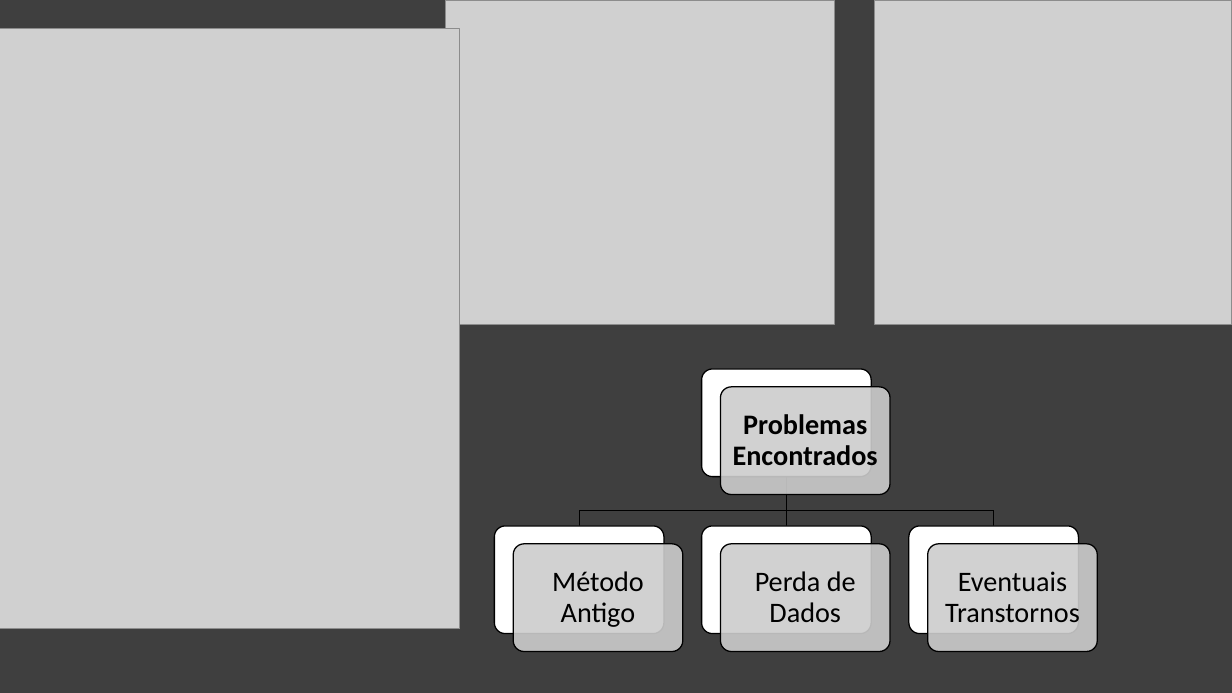
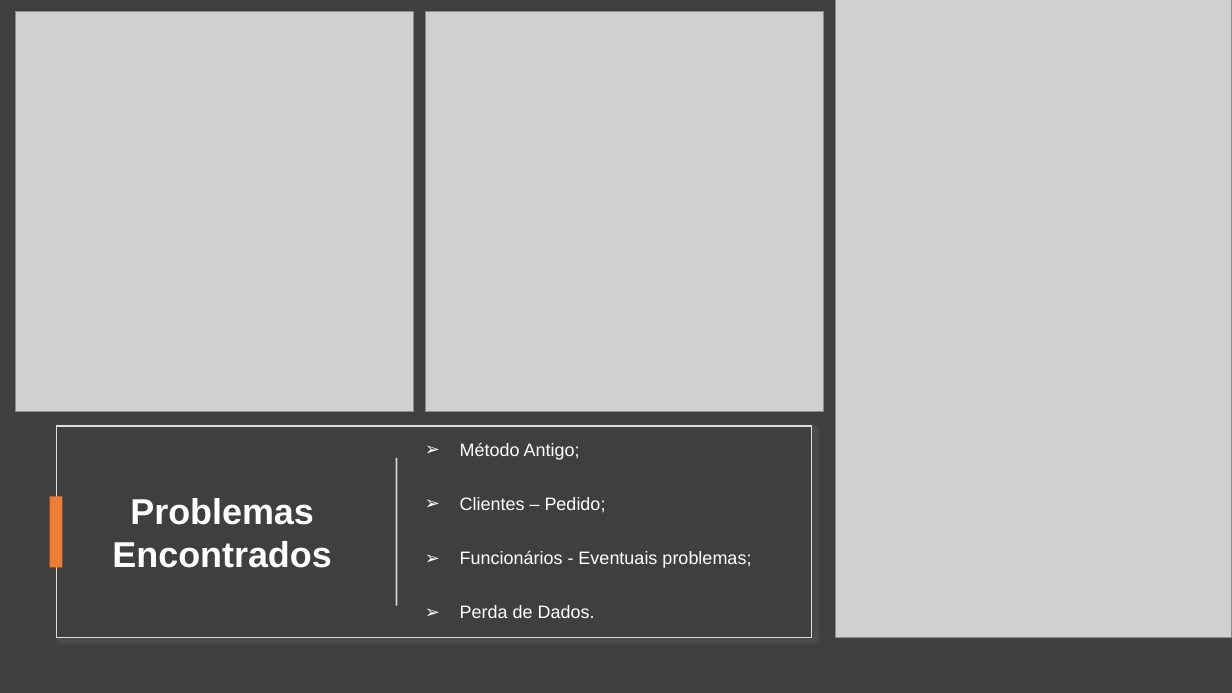
Before and after one commit to TCC-Disk-Pizza-Nostra-Casa/Conteudo_TCC, a slide deck: slide 2 of Planejamento/TCC - Desenvolvimento de Sistemas - Pizzaria.pptx. Drawn at 1232x693 pixels with LibreOffice and Linux fonts; fonts in the diff are those of the drawing; grey boxes stand for pictures. Boxes give left, top, right and bottom in pixels: in the first picture for what was removed or moved away, otherwise in the second. Text is boxed around its words. In the diff, an @@ line names an element or a change of style, - is before the commit and + after.

```diff
--- a/Planejamento/TCC - Desenvolvimento de Sistemas - Pizzaria.pptx
+++ b/Planejamento/TCC - Desenvolvimento de Sistemas - Pizzaria.pptx
@@ picture: place and size @@
-picture at [445, 0, 835, 324]
+picture at [16, 12, 414, 412]
@@ picture added at [425, 12, 823, 412] @@
@@ picture: place and size @@
-picture at [0, 28, 460, 628]
+picture at [836, 0, 1232, 638]
@@ picture removed at [874, 0, 1232, 324] @@
@@ rectangle added at [56, 426, 811, 638], fill #3F3F3F, outline #DEDEDE 1 pt @@
@@ text added at [460, 442, 751, 618], 14 pt, text #FFFFFF @@
+➢ Método Antigo;
+➢ Clientes – Pedido;
+➢ Funcionários - Eventuais problemas;
+➢ Perda de Dados.
@@ rectangle added at [396, 458, 397, 606], fill #D5D5D5 @@
@@ rectangle added at [50, 496, 63, 567], fill #ED7D31 @@
@@ text "Problemas" at [112, 498, 331, 568]: vertical alignment middle to top @@
@@ text at [112, 498, 331, 568]: text changed; size 22 to 28 pt; font Calibri to Arial; text colour #000000 to #FFFFFF @@
-Problemas Encontrados
+Problemas
+Encontrados
@@ group removed at [494, 369, 1098, 653]: 8 rounded rectangles, 3 freeform shapes, 3 texts @@
-Método Antigo
-Perda de Dados
-Eventuais Transtornos
```
Also in this commit, not shown: 2 other slides changed, 2 slides added, 2 slides removed, 4 other files.
